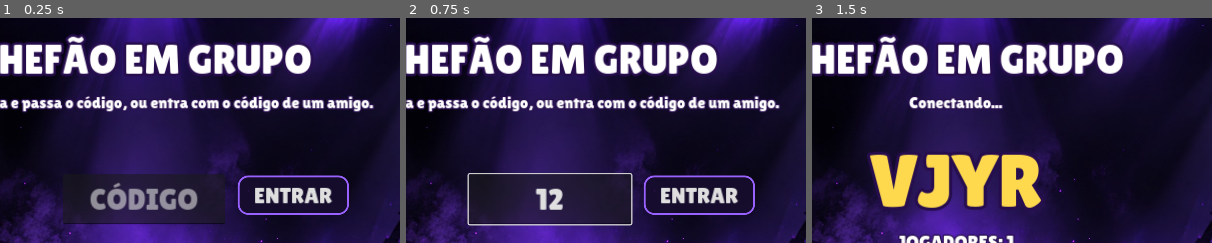
Above: before the commit, frames 1-3 (left to right).
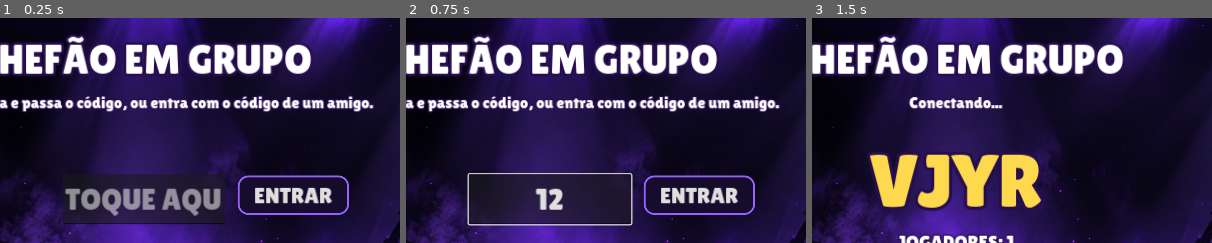
Above: after the commit, the same moments.

Repository: site-oficial-br-y/variant.agencia
Game: Godot game, scene res://levels/Sala.tscn
Two runs of this game, one before a commit and one after it. Both use one fixed random seed, a clock stepped at 60 frames per second and the inputs below. This scene is started directly instead of the project's main scene.
Inputs (mouse positions are % of the whole screen's width and height, from its top left):
- Up to frame 1 (0.25 s): no input
- Up to frame 2 (0.75 s): click (50, 40) at 0.52 s; type "12" at 0.6 s
- Up to frame 3 (1.5 s): click "CRIAR SALA" at 1.25 s
The pictures show only the part of the screen within x 32-82%, y 0-50%; the shares and areas given below are measured in that part.

The runs differ from the first frame. In frame 1, 2.7% of the frame differs, in the area x 16-56%, y 73-88%; in frame 2, nothing differs; in frame 3, nothing differs.

Commit message:
Sala online: tocar na caixa do código abre o teclado do celular
Co-Authored-By: Claude Opus 5.5 <noreply@anthropic.com>
Claude-Session: https://claude.ai/code/session_014hX2KsBke7Sq6MsZDXhCCQ

Diff:
--- a/jogo-godot/autoload/Game.gd
+++ b/jogo-godot/autoload/Game.gd
@@ -26,7 +26,7 @@
 const TURBO_INFINITO := ["cadeira"]       # Gabriel: turbo sem combustível
 const BOMBA_EXTRA := ["scooter"]          # Gian: turbo + bomba num segundo botão
 const NITRO_EXTRA := ["chefe"]           # Vitinho: nitro de fogo azul no segundo botão (C/B)
-const VERSAO := "v24.10-H online"            # aparece no canto do lobby (pra conferir se atualizou)
+const VERSAO := "v24.10-I online"            # aparece no canto do lobby (pra conferir se atualizou)
 const RITMO := 3.0                   # mundo 3x mais rápido: queda pesada e ritmo de Happy Wheels
 const ARQ_PROGRESSO := "user://progresso.cfg"
 var checkpoint_x: float = -1.0       # -1 = começa do início; sobrevive ao reinício (R)
--- a/jogo-godot/levels/Sala.gd
+++ b/jogo-godot/levels/Sala.gd
@@ -34,7 +34,7 @@
 	codigo_lbl.add_theme_color_override("font_color", Color(1, 0.85, 0.3))
 	lista = _rotulo("", 30, 8)
 	campo = LineEdit.new()
-	campo.placeholder_text = "CÓDIGO"
+	campo.placeholder_text = "TOQUE AQUI"
 	campo.max_length = 4
 	campo.alignment = HORIZONTAL_ALIGNMENT_CENTER
 	campo.add_theme_font_size_override("font_size", 48)
@@ -43,6 +43,9 @@
 		var c := campo.caret_column
 		campo.text = t.to_upper()
 		campo.caret_column = c)
+	campo.gui_input.connect(func(ev: InputEvent) -> void:     # celular: abre o teclado do navegador
+		if OS.has_feature("web") and ((ev is InputEventMouseButton and ev.pressed) or (ev is InputEventScreenTouch and ev.pressed)):
+			_pedir_codigo())
 	add_child(campo)
 	b_criar = _botao("CRIAR SALA", _criar)
 	b_entrar = _botao("ENTRAR", _entrar)
@@ -103,7 +106,20 @@
 	info.text = "Conectando..."
 	_atualizar()
 
+## janela nativa do navegador pra digitar: sempre abre o teclado do celular
+func _pedir_codigo() -> void:
+	var r = JavaScriptBridge.eval("(window.prompt('Código da sala (4 letras):', '') || '')", true)
+	var t := str(r).strip_edges().to_upper().left(4)
+	if t != "":
+		campo.text = t
+		campo.release_focus()
+		if t.length() == 4:
+			_entrar()
+
 func _entrar() -> void:
+	if campo.text.strip_edges().length() != 4 and OS.has_feature("web"):
+		_pedir_codigo()
+		return
 	if campo.text.strip_edges().length() != 4:
 		info.text = "O código tem 4 letras."
 		return
Not shown, changed: rodas/godot/index.html
Not shown, changed: rodas/godot/index.pck
